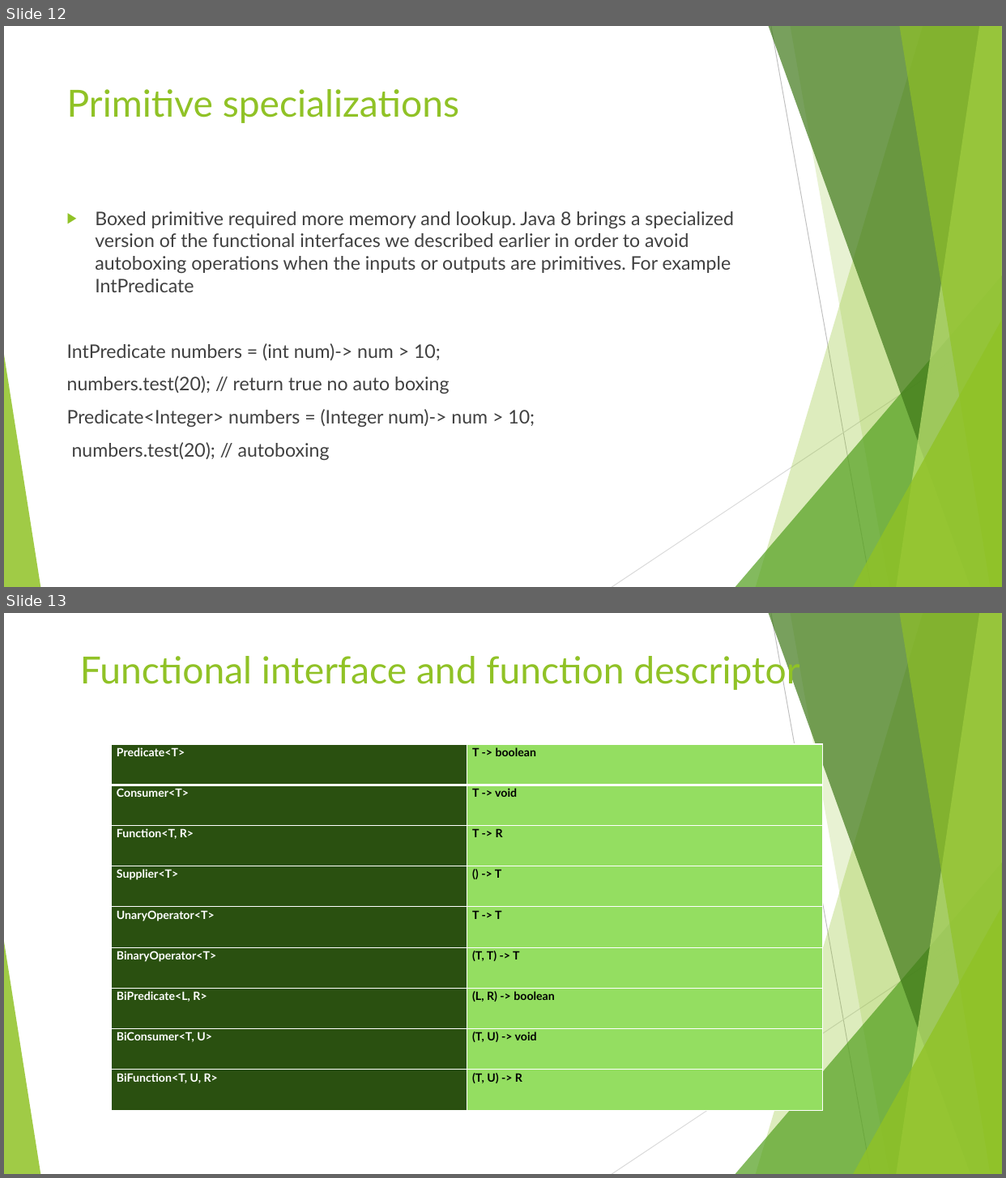
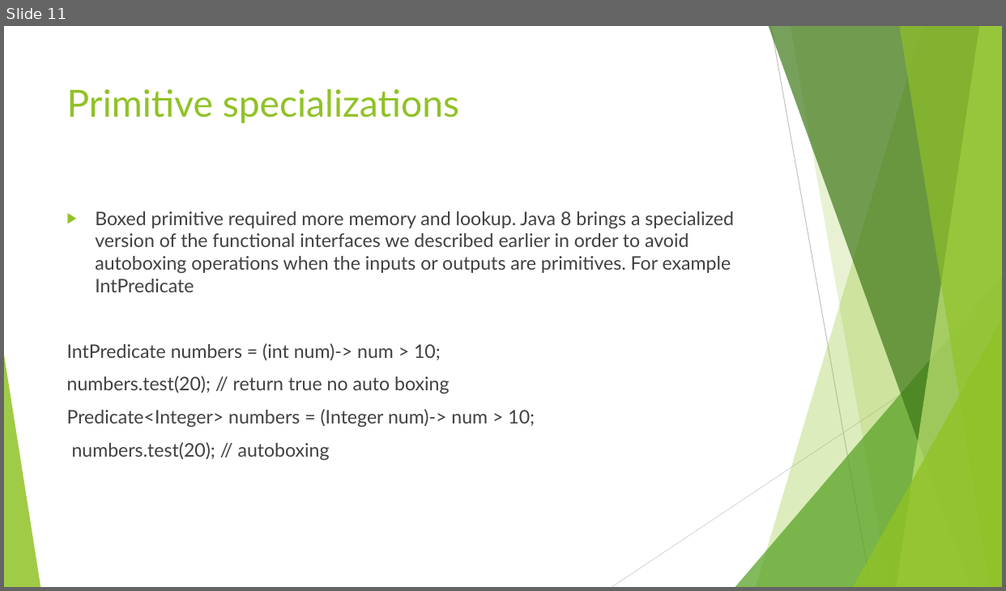
Before and after one commit to rajesh-parab/training, a slide deck: FUNCTIONAL_JAVA/Lambdas/Lambdas_Extension.pptx. Shown one above the other, each under a label of ours: slides 12 and 13 before the commit, slide 11 after it. The pictures are 1006x1178 and 1006x591 pixels, drawn with LibreOffice and Linux fonts; fonts in the diff are those of the drawing. Boxes give left, top, right and bottom in pixels: in the first picture for what was removed or moved away, otherwise in the second. Text is boxed around its words. In the diff, an @@ line names an element or a change of style, - is before the commit and + after.

```diff
--- a/FUNCTIONAL_JAVA/Lambdas/Lambdas_Extension.pptx
+++ b/FUNCTIONAL_JAVA/Lambdas/Lambdas_Extension.pptx
@@ slide 13 removed at [4,613,1002,1174], background #FFFFFF; not listed: 10 template elements that a slide beside it also shows @@
@@ title removed at [80,651,799,691] @@
-Functional interface and function descriptor
@@ table removed at [111,744,822,1111], 9 rows, 2 columns @@
-Predicate<T> | T -> boolean
-Consumer<T> | T -> void
-Function<T, R> | T -> R
-Supplier<T> | () -> T
-UnaryOperator<T> | T -> T
-BinaryOperator<T> | (T, T) -> T
-BiPredicate<L, R> | (L, R) -> boolean
-BiConsumer<T, U> | (T, U) -> void
-BiFunction<T, U, R> | (T, U) -> R
@@ what was slide 12 is now slide 11 @@
```
Also in this commit, not shown: 4 other slides removed, 11 other files.
